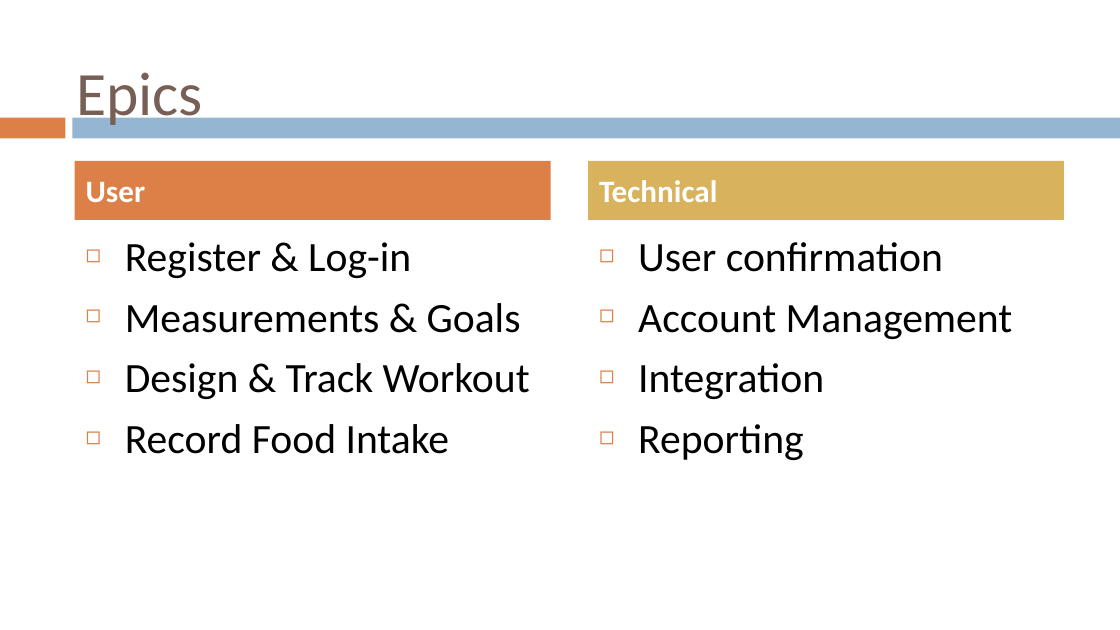
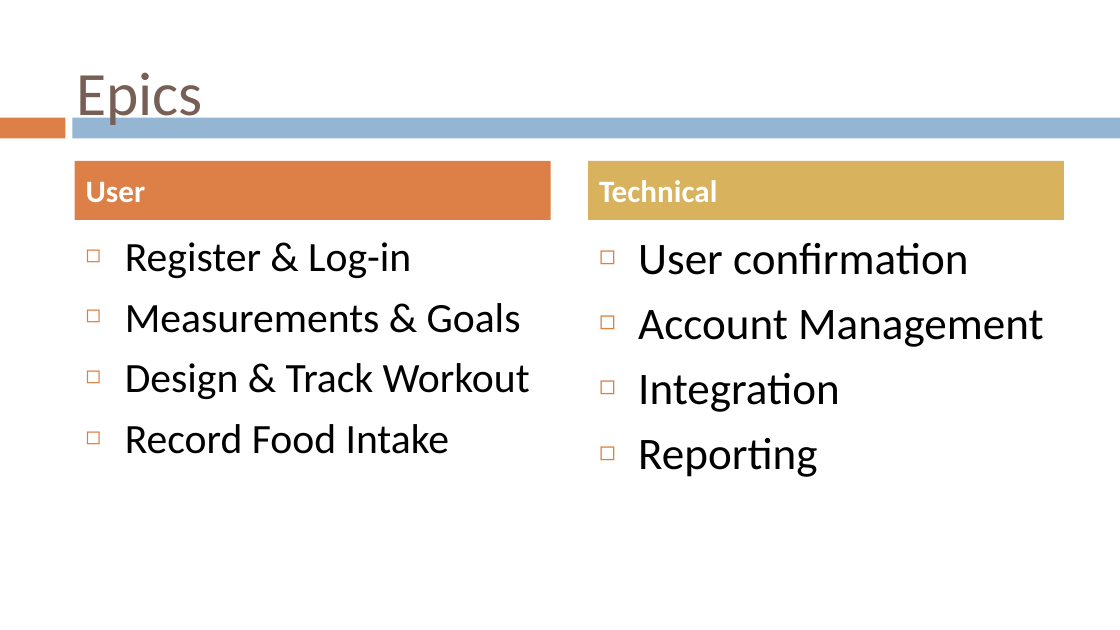
Before and after one commit to gvaccaro21/CS633---Term-Project, a slide deck: slide 18 of Final Presenation/CS_633_Zac3_term_project_report_FINAL_draft.pptx. Drawn at 1120x630 pixels with LibreOffice and Linux fonts; fonts in the diff are those of the drawing; background and template pictures are left out. Boxes give left, top, right and bottom in pixels: in the first picture for what was removed or moved away, otherwise in the second. Text is boxed around its words. In the diff, an @@ line names an element or a change of style, - is before the commit and + after.

```diff
--- a/Final Presenation/CS_633_Zac3_term_project_report_FINAL_draft.pptx
+++ b/Final Presenation/CS_633_Zac3_term_project_report_FINAL_draft.pptx
@@ text "User confirmation" at [638, 243, 1044, 477]: size 26.8 to 29 pt @@
```
Also in this commit, not shown: 14 other slides changed, 4 slides added, 1 slide removed.
